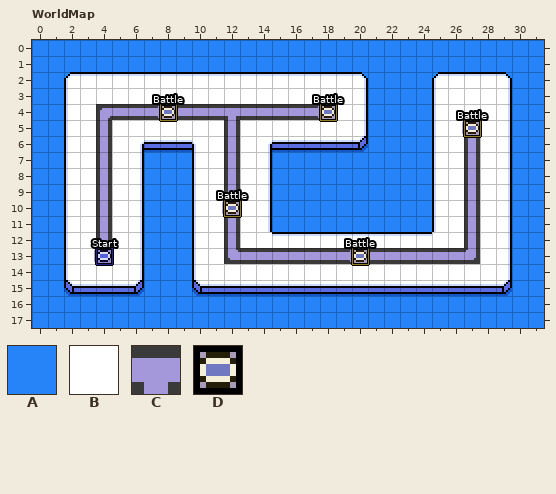
Two states of a LDtk project, media/levels/worldmap.ldtk. The first picture shows the starting point.
Cells are 8x8 px. Shown: WorldMap x 0..31, y 0..17.
Key: from "IntGrid": A 3 "water", B 4 "ground", C 5 "road", D 6 "stop".
_ is an empty cell.
Objects are placed by their top-left corner, in cells (3,4 is the top-left corner of cell 3,4); size is 1x1 cell unless given.
Layer "IntGrid" before, first column x 0:
 0 AAAAAAAAAAAAAAAAAAAAAAAAAAAAAAAA
 1 AAAAAAAAAAAAAAAAAAAAAAAAAAAAAAAA
 2 AABBBBBBBBBBBBBBBBBBBAAAABBBBBAA
 3 AABBBBBBBBBBBBBBBBBBBAAAABBBBBAA
 4 AABBCCCCDCCCCCCCCCDBBAAAABBBBBAA
 5 AABBCBBBBBBBCBBBBBBBBAAAABBDBBAA
 6 AABBCBBBBBBBCBBBBBBBBAAAABBCBBAA
 7 AABBCBBAAABBCBBAAAAAAAAAABBCBBAA
 8 AABBCBBAAABBCBBAAAAAAAAAABBCBBAA
 9 AABBCBBAAABBCBBAAAAAAAAAABBCBBAA
10 AABBCBBAAABBDBBAAAAAAAAAABBCBBAA
11 AABBCBBAAABBCBBAAAAAAAAAABBCBBAA
12 AABBCBBAAABBCBBBBBBBBBBBBBBCBBAA
13 AABBDBBAAABBCCCCCCCCDCCCCCCCBBAA
14 AABBBBBAAABBBBBBBBBBBBBBBBBBBBAA
15 AABBBBBAAABBBBBBBBBBBBBBBBBBBBAA
16 AAAAAAAAAAAAAAAAAAAAAAAAAAAAAAAA
17 AAAAAAAAAAAAAAAAAAAAAAAAAAAAAAAA
Objects on layer "Entities" before:
"Start" rectangle at 4,13
"Battle" rectangle at 12,10
"Battle" rectangle at 18,4
"Battle" rectangle at 8,4
"Battle" rectangle at 27,5
"Battle" rectangle at 20,13
Now the later version:
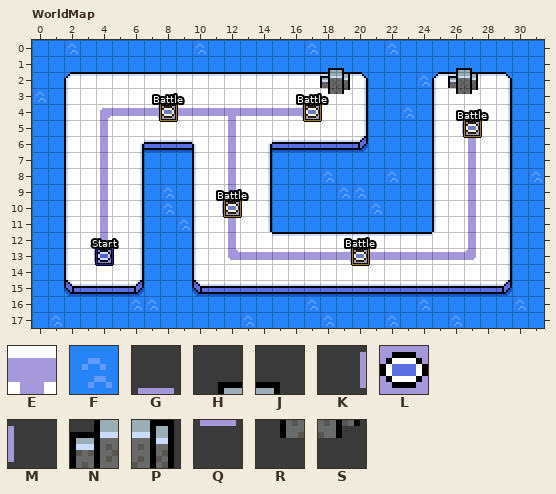
Further tiles: from "IntGridDecoration": E 5 "road"; from "Spritesheet2": F 27, G 61, H 65, J 66, K 67, L 68, M 69, N 72, P 73, Q 75, R 79, S 80.
Tiles of an added or newly shown layer are drawn over the layers below it.
Commit message: Fix worldmap tilemap and add sprite flip again
The edit:
Changed rows in their new state; . is an unchanged cell.
Layer "IntGrid":
first column x 4:
 4 BBBB.BBBBBBBBBB.........
 5 B.......B...............
 6 B.......B..............B
 7 B.......B..............B
 8 B.......B..............B
 9 B.......B..............B
10 B......................B
11 B.......B..............B
12 B.......B..............B
13 ........BBBBBBBB.BBBBBBB
Layer "IntGridDecoration" (added):
first column x 4:
 4 EEEE.EEEEEEEEE..........
 5 E.......E...............
 6 E.......E..............E
 7 E.......E..............E
 8 E.......E..............E
 9 E.......E..............E
10 E......................E
11 E.......E..............E
12 E.......E..............E
13 ........EEEEEEEE.EEEEEEE
Layer "Tiles" (now shown):
first column x 0:
 0 ..F.......F......F....F.........
 1 ..................HJ......HJ....
 2 ..................NP....F.NP....
 3 F................GRS......RS....
 4 .......K.M......KLM....F........
 5 .................Q..............
 6 ...........................Q....
 8 ..................F...F........F
 9 ........F...G......FF...........
10 ........F............F..........
11 .........F..Q...................
12 ....G...........................
13 ...................K.M..........
16 ......FF.........F......F.....F.
17 .F...........F....F...F...F.....
Layer "Entities":
changed: "Battle" rectangle at 18,4 -> "Battle" rectangle at 17,4
